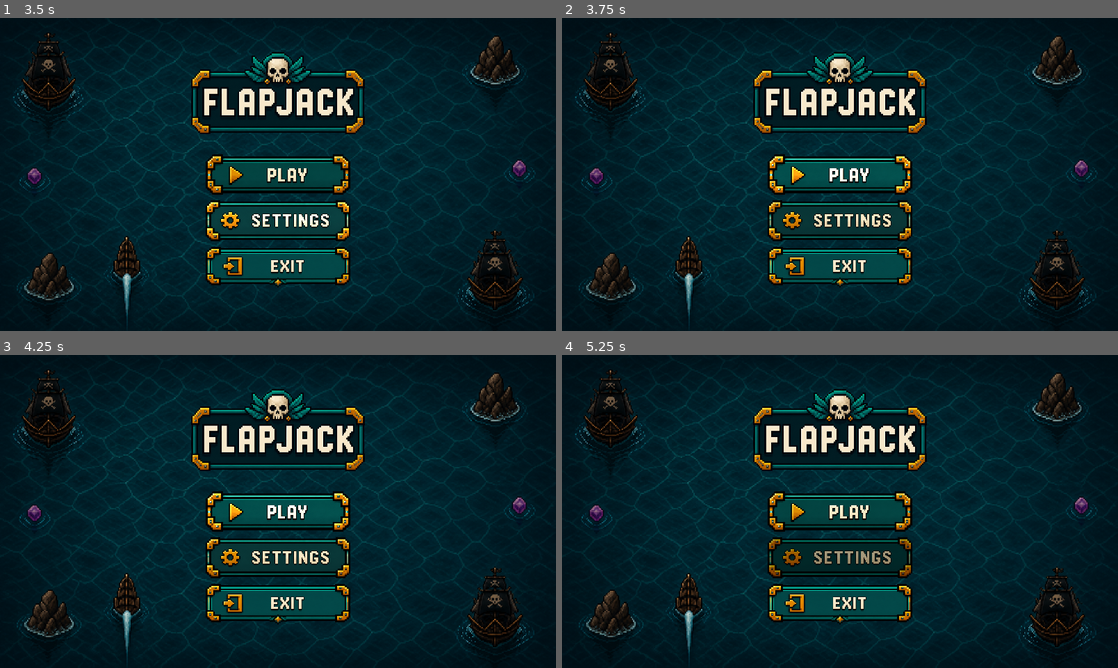
Above: before the commit, frames 1-4 (two rows, left to right).
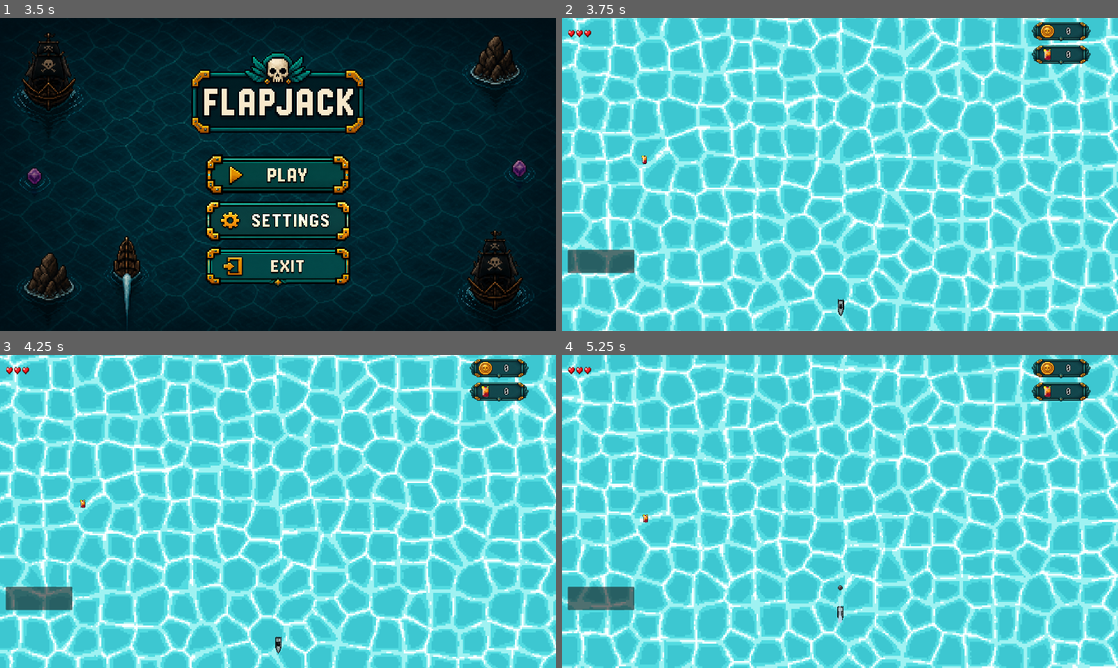
Above: after the commit, the same moments.

Repository: irohgit/flapjack
Game: Godot game, scene res://Cinematics/NarrativeIntro/NarrativeIntro.tscn
Same seed, same stepped clock (60 frames per second), same inputs: the game is played once before the commit and once after it.
Inputs (mouse positions are in pixels of both pictures, inside the frame that each line leads up to):
- Up to frame 1 (3.5 s): tap Enter at 0.5 s; move the mouse to (400, 158) at 0.52 s; hold D (move_right) 0.53-1.28 s; hold Space (shoot) 0.53-1.28 s; click (400, 158) at 0.67 s; move the mouse to (166, 190) at 1.27 s; hold S (move_backward) 1.28-2.03 s; tap Space (shoot) at 1.35 s; move the mouse to (333, 105) at 2.02 s; hold D (move_right) 2.03-2.75 s; hold Space (shoot) 2.03-2.75 s; click (278, 221) at 2.75 s
- Up to frame 2 (3.75 s): click (840, 174) at 3.5 s
- Up to frame 3 (4.25 s): no input
- Up to frame 4 (5.25 s): click (840, 511) at 4.27 s; move the mouse to (812, 574) at 5.02 s; hold W (move_forward) from 5.03 s (still down); tap Space (shoot) at 5.1 s; click (812, 574) at 5.17 s

Frame 1 is identical in both runs. In frame 2, 100% of the frame differs, in the area x 0-100%, y 0-100%; in frame 3, 100%; in frame 4, 100%.
Error before the commit: Invalid assignment of property or key 'text' with value of type 'String' on a base object of type 'null instance'. (res://Levels/main_menu.gd:23)

Commit message:
fixed main menu script

Diff:
--- a/Data/Upgrades/armament_1.tres
+++ b/Data/Upgrades/armament_1.tres
@@ -7,6 +7,7 @@
 script = ExtResource("1_2x4sl")
 id = &"6"
 display_name = "Armament 1"
+display_description = "+ Weapon"
 stat_type = 1
 icon = ExtResource("1_l0r5d")
 level_costs = Array[int]([0, 0, 0])
--- a/Data/Upgrades/armament_2.tres
+++ b/Data/Upgrades/armament_2.tres
@@ -7,6 +7,7 @@
 script = ExtResource("1_4488t")
 id = &"7"
 display_name = "Armament 2"
+display_description = "+ Weapon"
 stat_type = 1
 tier = 2
 icon = ExtResource("1_vnig3")
--- a/Data/Upgrades/armament_3.tres
+++ b/Data/Upgrades/armament_3.tres
@@ -7,6 +7,7 @@
 script = ExtResource("1_vtvsx")
 id = &"8"
 display_name = "Armament 3"
+display_description = "+ Weapon"
 stat_type = 1
 tier = 3
 icon = ExtResource("1_tibcb")
--- a/Data/Upgrades/hull_1.tres
+++ b/Data/Upgrades/hull_1.tres
@@ -7,6 +7,7 @@
 script = ExtResource("1_gxc8m")
 id = &"0"
 display_name = "Hull 1"
+display_description = "+ Health"
 stat_type = 2
 icon = ExtResource("1_q5jym")
 level_costs = Array[int]([0, 0, 0])
--- a/Data/Upgrades/hull_2.tres
+++ b/Data/Upgrades/hull_2.tres
@@ -7,6 +7,7 @@
 script = ExtResource("1_el3hu")
 id = &"1"
 display_name = "Hull 2"
+display_description = "+ Health"
 stat_type = 2
 tier = 2
 icon = ExtResource("1_0tevk")
--- a/Data/Upgrades/hull_3.tres
+++ b/Data/Upgrades/hull_3.tres
@@ -7,6 +7,7 @@
 script = ExtResource("1_764f2")
 id = &"2"
 display_name = "Hull 3"
+display_description = "+ Health"
 stat_type = 2
 tier = 3
 icon = ExtResource("1_iroo8")
--- a/Data/Upgrades/rigging_1.tres
+++ b/Data/Upgrades/rigging_1.tres
@@ -7,6 +7,7 @@
 script = ExtResource("1_p74i8")
 id = &"3"
 display_name = "Rigging 1"
+display_description = "+ Speed"
 icon = ExtResource("1_82x5g")
 level_costs = Array[int]([0, 0, 0])
 metadata/_custom_type_script = "uid://syfvycgndo0d"
--- a/Data/Upgrades/rigging_2.tres
+++ b/Data/Upgrades/rigging_2.tres
@@ -7,6 +7,7 @@
 script = ExtResource("1_djsod")
 id = &"4"
 display_name = "Rigging 2"
+display_description = "+ Speed"
 tier = 2
 icon = ExtResource("1_52ojq")
 metadata/_custom_type_script = "uid://syfvycgndo0d"
--- a/Data/Upgrades/rigging_3.tres
+++ b/Data/Upgrades/rigging_3.tres
@@ -7,6 +7,7 @@
 script = ExtResource("1_gxkpy")
 id = &"5"
 display_name = "Rigging 3"
+display_description = "+ Speed"
 tier = 3
 icon = ExtResource("1_ku8v4")
 metadata/_custom_type_script = "uid://syfvycgndo0d"
--- a/Data/Upgrades/upgrade_node_card.gd
+++ b/Data/Upgrades/upgrade_node_card.gd
@@ -5,6 +5,7 @@
 
 @onready var _icon: TextureRect = $CardBody/Margin/HBox/Icon
 @onready var _name_label: Label = $CardBody/Margin/HBox/InfoVBox/NameLabel
+@onready var _description_label: Label = $CardBody/Margin/HBox/InfoVBox/DescriptionLabel
 @onready var _progress_bar: ProgressBar = $CardBody/Margin/HBox/InfoVBox/ProgressBar
 @onready var _cost_label: Label = $CostRow/CostLabel
 @onready var _buy_button: Button = $CostRow/BuyButton
@@ -16,6 +17,7 @@
 	_buy_button.pressed.connect(_on_buy_pressed)
 	_icon.texture = node_data.icon
 	_name_label.text = node_data.display_name
+	_description_label.text = node_data.display_description
 	_refresh()
 
 func _on_buy_pressed() -> void:
--- a/Data/Upgrades/upgrade_node_data.gd
+++ b/Data/Upgrades/upgrade_node_data.gd
@@ -5,6 +5,7 @@
 
 @export var id: StringName            # unique key, e.g. "rigging_1"
 @export var display_name: String      # "Rigging I"
+@export var display_description: String
 @export var stat_type: StatType
 @export var tier: int = 1             # 1, 2, or 3
 @export var icon: Texture2D
--- a/Levels/UpgradeScreen.tscn
+++ b/Levels/UpgradeScreen.tscn
@@ -1,8 +1,6 @@
 [gd_scene format=3 uid="uid://txmrd1xl2rsq"]
 
-[ext_resource type="Script" uid="uid://duntr73s38siv" path="res://Levels/main_menu.gd" id="1_4h7mw"]
-[ext_resource type="Script" uid="uid://syfvycgndo0d" path="res://Data/Upgrades/upgrade_node_data.gd" id="2_fx8qg"]
-[ext_resource type="Texture2D" uid="uid://blqktis1rglxm" path="res://Assets/Upgrades/GGEZ (7).png" id="3_d6pfb"]
+[ext_resource type="Script" path="res://Levels/upgrade_screen.gd" id="1_4h7mw"]
 [ext_resource type="Texture2D" uid="uid://dxxtwk0363bv7" path="res://Assets/UI/MainMenu/play_button.png" id="4_e3rie"]
 [ext_resource type="Texture2D" uid="uid://du08ikcxdlcmq" path="res://Assets/UI/MainMenu/play_button_pressed.png" id="5_7jifi"]
 [ext_resource type="Texture2D" uid="uid://32nal43kjqf6" path="res://Assets/UI/MainMenu/play_button_hover.png" id="6_7m6d7"]
@@ -20,6 +18,8 @@
 [ext_resource type="Resource" uid="uid://ext0rr45eml7" path="res://Data/Upgrades/armament_1.tres" id="15_mwjre"]
 [ext_resource type="Resource" uid="uid://d022k1elgh4w8" path="res://Data/Upgrades/armament_2.tres" id="16_b88na"]
 [ext_resource type="Resource" uid="uid://cyl0qv343v7ne" path="res://Data/Upgrades/armament_3.tres" id="17_o8ke0"]
+[ext_resource type="Script" uid="uid://syfvycgndo0d" path="res://Data/Upgrades/upgrade_node_data.gd" id="18_undata"]
+[ext_resource type="Texture2D" uid="uid://blqktis1rglxm" path="res://Assets/Upgrades/GGEZ (7).png" id="19_boattex"]
 
 [node name="UpgradeScreen" type="Control" unique_id=578260770]
 layout_mode = 3
@@ -29,11 +29,11 @@
 grow_horizontal = 2
 grow_vertical = 2
 script = ExtResource("1_4h7mw")
-tier1_nodes = Array[ExtResource("2_fx8qg")]([ExtResource("12_cm27g"), ExtResource("9_t3him"), ExtResource("15_mwjre")])
-tier2_nodes = Array[ExtResource("2_fx8qg")]([ExtResource("10_d6pfb"), ExtResource("16_b88na"), ExtResource("13_rkbg3")])
+tier1_nodes = Array[ExtResource("18_undata")]([ExtResource("9_t3him"), ExtResource("12_cm27g"), ExtResource("15_mwjre")])
+tier2_nodes = Array[ExtResource("18_undata")]([ExtResource("10_d6pfb"), ExtResource("13_rkbg3"), ExtResource("16_b88na")])
 skiff_texture = ExtResource("7_fx8qg")
-schooner_texture = ExtResource("3_d6pfb")
-galleon_texture = ExtResource("3_d6pfb")
+schooner_texture = ExtResource("19_boattex")
+galleon_texture = ExtResource("19_boattex")
 
 [node name="Background" type="TextureRect" parent="." unique_id=1694574129]
 texture_filter = 1
@@ -240,4 +240,4 @@
 offset_bottom = 685.0
 node_data = ExtResource("17_o8ke0")
 
-[connection signal="button_up" from="PlayButton" to="." method="PlayPress"]
+[connection signal="button_up" from="PlayButton" to="." method="_on_retry_pressed"]
--- a/Levels/hud.gd
+++ b/Levels/hud.gd
@@ -23,6 +23,7 @@
 
 	_player.coin_changed.connect(_on_coin_changed)
 	_player.gin_changed.connect(_on_gin_changed)
+	MetaProgress.gin_changed.connect(_on_gin_changed)
 
 	call_deferred("_init_display_values")
 
@@ -42,7 +43,7 @@
 	shield.stacks_changed.connect(_on_shield_changed)
 
 	_on_coin_changed(_player.coin_count)
-	_on_gin_changed(_player.gin_count)
+	_refresh_gin_display()
 
 	_on_health_changed(
 		health.get_current_health(),
@@ -54,8 +55,11 @@
 func _on_coin_changed(amount: int) -> void:
 	coin_label.text = str(amount)
 
-func _on_gin_changed(amount: int) -> void:
-	gin_label.text = str(amount)
+func _on_gin_changed(_amount: int) -> void:
+	_refresh_gin_display()
+
+func _refresh_gin_display() -> void:
+	gin_label.text = str(MetaProgress.gin + _player.gin_count)
 
 func _on_health_changed(current: int, maximum: int) -> void:
 	_current_health = current
--- a/Levels/main_menu.gd
+++ b/Levels/main_menu.gd
@@ -1,38 +1,18 @@
-class_name UpgradeScreen
 extends Control
 
-const MAIN_MENU_SCENE := "res://Levels/MainMenu.tscn"
+@export var click_sfx: AudioStream
 
-@export var tier1_nodes: Array[UpgradeNodeData]
-@export var tier2_nodes: Array[UpgradeNodeData]
+func PlayPress() -> void:
+	Audio.play_ui(click_sfx, -10.0)
+	get_tree().change_scene_to_file("res://Levels/Stage1/stage_1.tscn")
 
-@onready var _gin_label: Label = $Gin/Amount
-@onready var _trust_label: Label = $Trust/Amount
-@onready var _boat_sprite: TextureRect = $BoatPreview
 
-@export var skiff_texture: Texture2D
-@export var schooner_texture: Texture2D
-@export var galleon_texture: Texture2D
+func SettingsPress() -> void:
+	Audio.play_ui(click_sfx, -10.0)
+	pass # Replace with function body.
 
-func _ready() -> void:
-	MetaProgress.gin_changed.connect(func(a): _gin_label.text = str(a))
-	MetaProgress.trust_changed.connect(func(a): _trust_label.text = str(a))
-	MetaProgress.upgrade_purchased.connect(func(_id, _lvl): MetaProgress.check_tier_transition(tier1_nodes, tier2_nodes))
-	MetaProgress.boat_tier_changed.connect(func(_t): _update_boat_sprite())
 
-	_gin_label.text = str(MetaProgress.gin)
-	_trust_label.text = str(MetaProgress.trust)
-	_update_boat_sprite()
-
-func _update_boat_sprite() -> void:
-	match MetaProgress.boat_tier:
-		MetaProgress.BoatTier.SKIFF: _boat_sprite.texture = skiff_texture
-		MetaProgress.BoatTier.SCHOONER: _boat_sprite.texture = schooner_texture
-		MetaProgress.BoatTier.GALLEON: _boat_sprite.texture = galleon_texture
-
-func _on_retry_pressed() -> void:
-	if not MetaProgress.pending_retry_scene_path.is_empty():
-		get_tree().change_scene_to_file(MetaProgress.pending_retry_scene_path)
-
-func _on_main_menu_pressed() -> void:
-	get_tree().change_scene_to_file(MAIN_MENU_SCENE)
+func ExitPress() -> void:
+	Audio.play_ui(click_sfx, -10.0)
+	await get_tree().create_timer(0.15).timeout
+	get_tree().quit()
--- /dev/null
+++ b/Levels/upgrade_screen.gd
@@ -0,0 +1,38 @@
+class_name UpgradeScreen
+extends Control
+
+const MAIN_MENU_SCENE := "res://Levels/MainMenu.tscn"
+
+@export var tier1_nodes: Array[UpgradeNodeData]
+@export var tier2_nodes: Array[UpgradeNodeData]
+
+@onready var _gin_label: Label = $Gin/Amount
+@onready var _trust_label: Label = $Trust/Amount
+@onready var _boat_sprite: TextureRect = $BoatPreview
+
+@export var skiff_texture: Texture2D
+@export var schooner_texture: Texture2D
+@export var galleon_texture: Texture2D
+
+func _ready() -> void:
+	MetaProgress.gin_changed.connect(func(a): _gin_label.text = str(a))
+	MetaProgress.trust_changed.connect(func(a): _trust_label.text = str(a))
+	MetaProgress.upgrade_purchased.connect(func(_id, _lvl): MetaProgress.check_tier_transition(tier1_nodes, tier2_nodes))
+	MetaProgress.boat_tier_changed.connect(func(_t): _update_boat_sprite())
+
+	_gin_label.text = str(MetaProgress.gin)
+	_trust_label.text = str(MetaProgress.trust)
+	_update_boat_sprite()
+
+func _update_boat_sprite() -> void:
+	match MetaProgress.boat_tier:
+		MetaProgress.BoatTier.SKIFF: _boat_sprite.texture = skiff_texture
+		MetaProgress.BoatTier.SCHOONER: _boat_sprite.texture = schooner_texture
+		MetaProgress.BoatTier.GALLEON: _boat_sprite.texture = galleon_texture
+
+func _on_retry_pressed() -> void:
+	if not MetaProgress.pending_retry_scene_path.is_empty():
+		get_tree().change_scene_to_file(MetaProgress.pending_retry_scene_path)
+
+func _on_main_menu_pressed() -> void:
+	get_tree().change_scene_to_file(MAIN_MENU_SCENE)
--- a/UI/DeathScreen/death_screen.gd
+++ b/UI/DeathScreen/death_screen.gd
@@ -57,6 +57,7 @@
 	if _transitioning:
 		return
 	_transitioning = true
+	MetaProgress.pending_retry_scene_path = _retry_scene_path
 	_leave_death_state()
 	var error := get_tree().change_scene_to_file(UPGRADE_SCREEN_SCENE)
 	if error != OK:
Not shown, added: Levels/upgrade_screen.gd.uid
